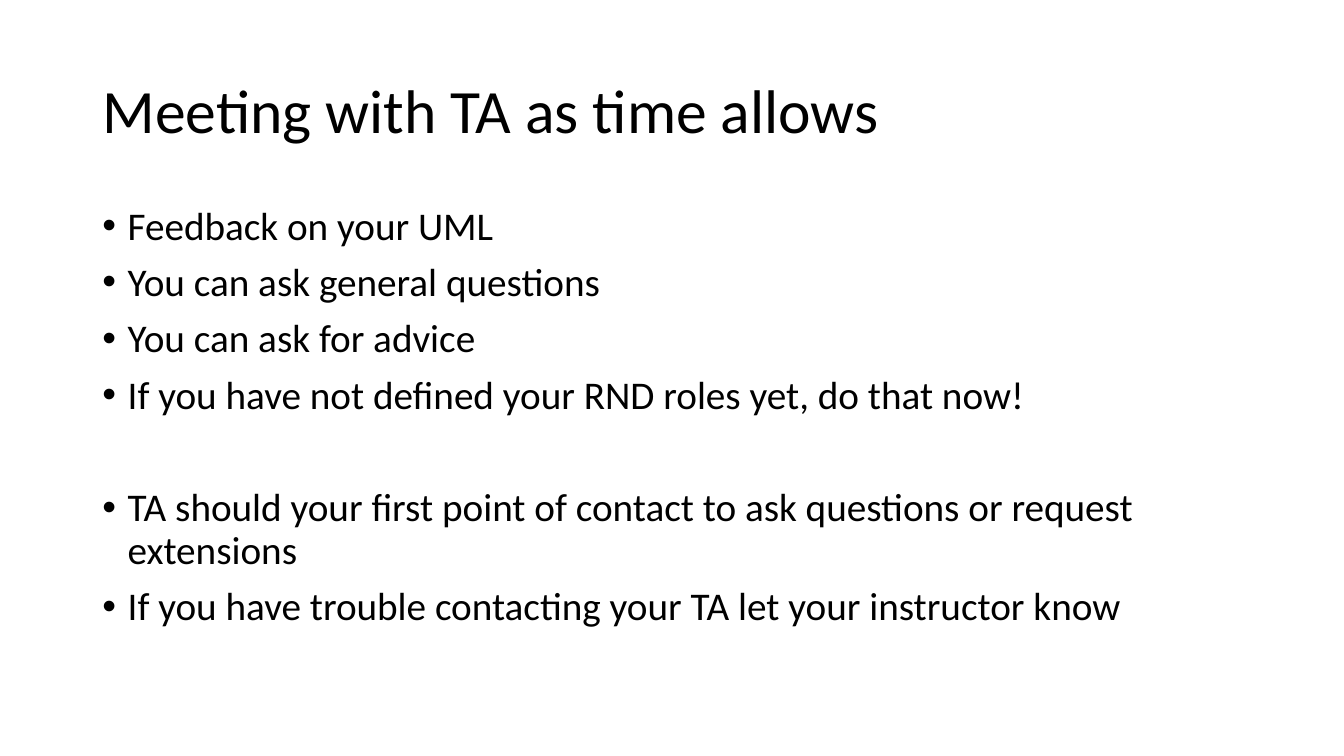
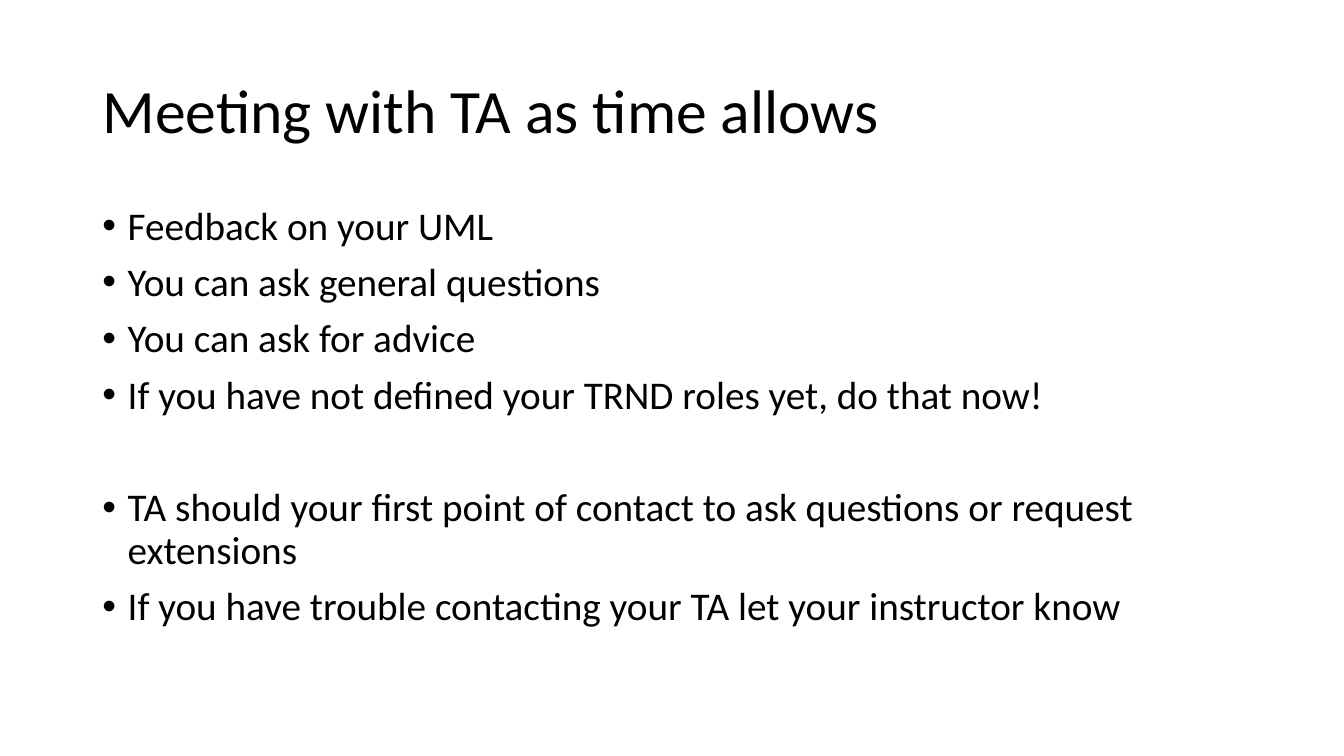
Before and after one commit to RHIT-CSSE/csse220, a slide deck: slide 1 of ClassMaterials/PairProgrammingAndSourceControl/Part7-TA-Meetings.pptx. Drawn at 1344x756 pixels with LibreOffice and Linux fonts; fonts in the diff are those of the drawing. Boxes give left, top, right and bottom in pixels: in the first picture for what was removed or moved away, otherwise in the second. Text is boxed around its words. In the diff, an @@ line names an element or a change of style, - is before the commit and + after.

```diff
--- a/ClassMaterials/PairProgrammingAndSourceControl/Part7-TA-Meetings.pptx
+++ b/ClassMaterials/PairProgrammingAndSourceControl/Part7-TA-Meetings.pptx
@@ text at [128, 381, 1043, 416]: text changed @@
-• If you have not defined your RND roles yet, do that now!
+• If you have not defined your TRND roles yet, do that now!
```
Also in this commit, not shown: 1 other slide changed, 2 slides added, 14 other files.
